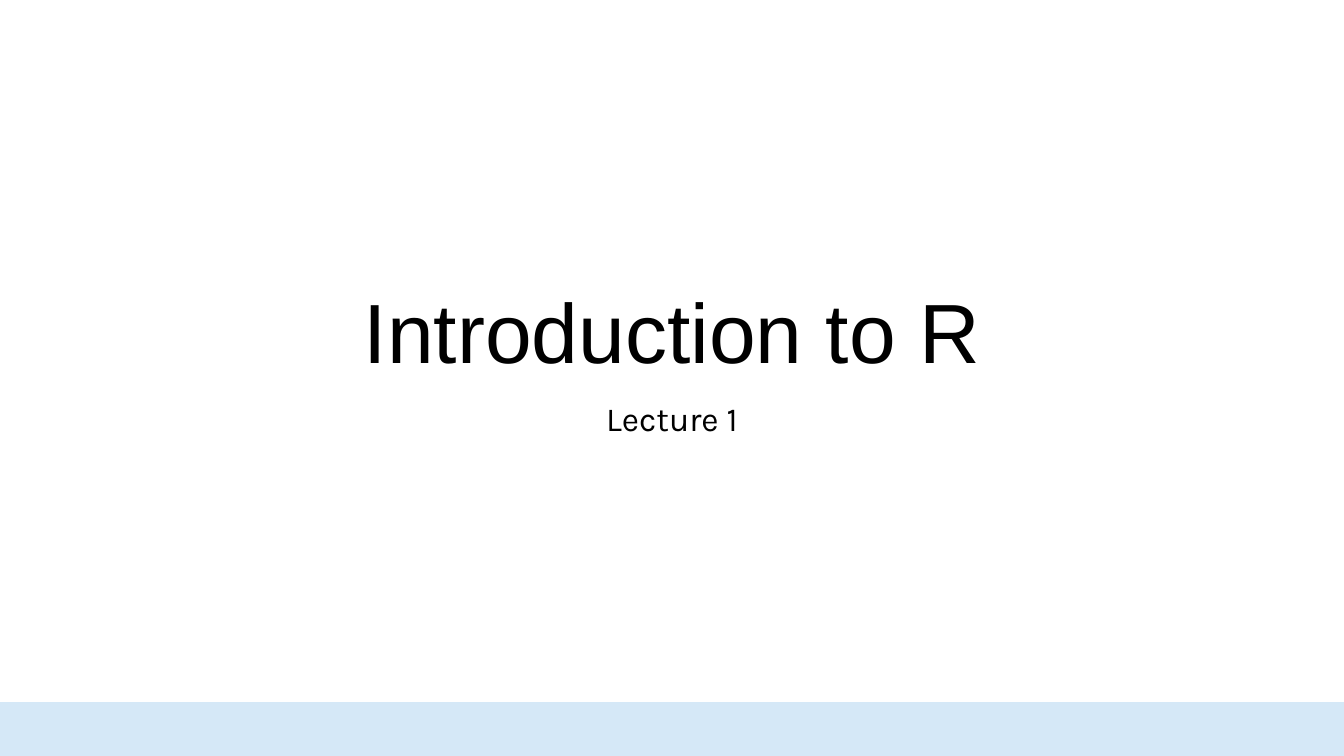
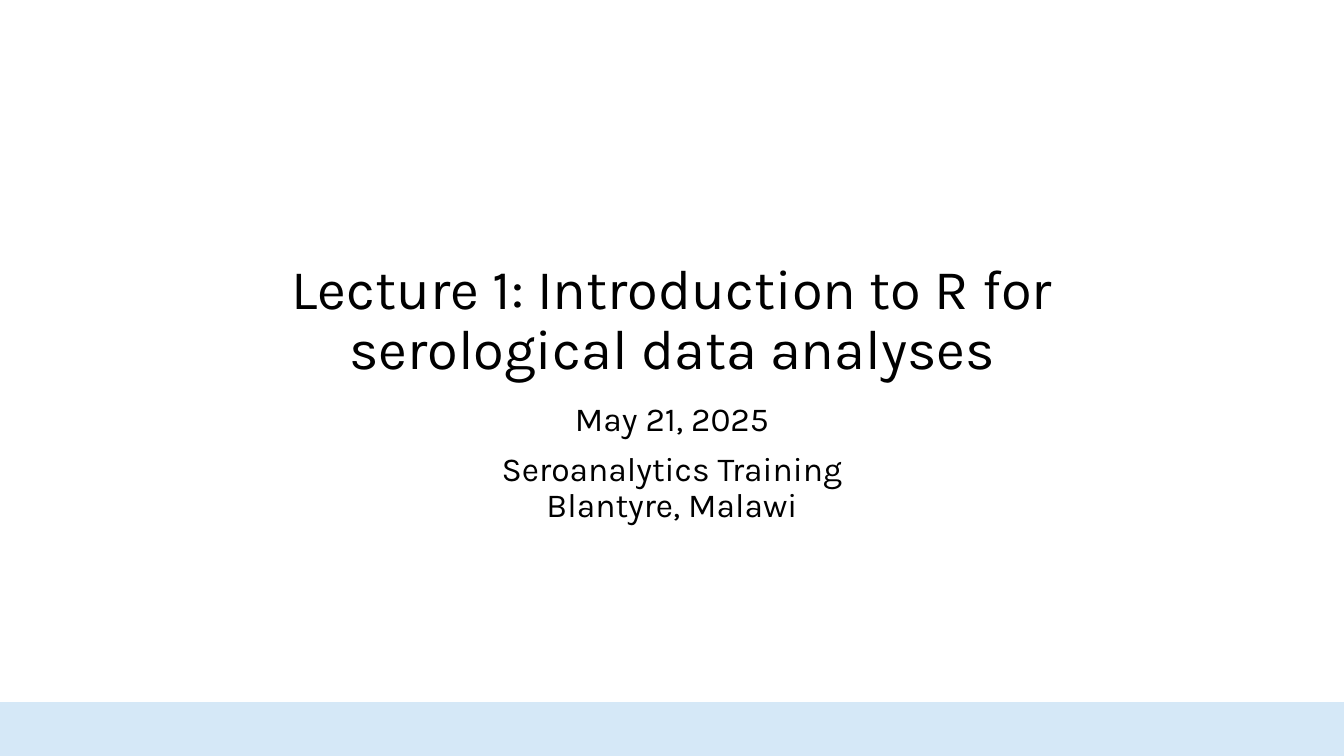
Before and after one commit to HopkinsIDD/seroanalytics_workshop, a slide deck: slide 1 of Lecture 1/Lecture 1.pptx. Drawn at 1344x756 pixels with LibreOffice and Linux fonts; fonts in the diff are those of the drawing; background and template pictures are left out. Boxes give left, top, right and bottom in pixels: in the first picture for what was removed or moved away, otherwise in the second. Text is boxed around its words. In the diff, an @@ line names an element or a change of style, - is before the commit and + after.

```diff
--- a/Lecture 1/Lecture 1.pptx
+++ b/Lecture 1/Lecture 1.pptx
@@ title at bbox=[292, 270, 1052, 383]: text changed; size 60 to 40 pt; font Arial to Karla @@
-Introduction to R
+Lecture 1: Introduction to R for serological data analyses
@@ subtitle at bbox=[502, 409, 843, 526]: text changed @@
-Lecture 1
+May 21, 2025
+Seroanalytics Training
+Blantyre, Malawi
```
Also in this commit, not shown: 6 other slides changed, 2 other files.
